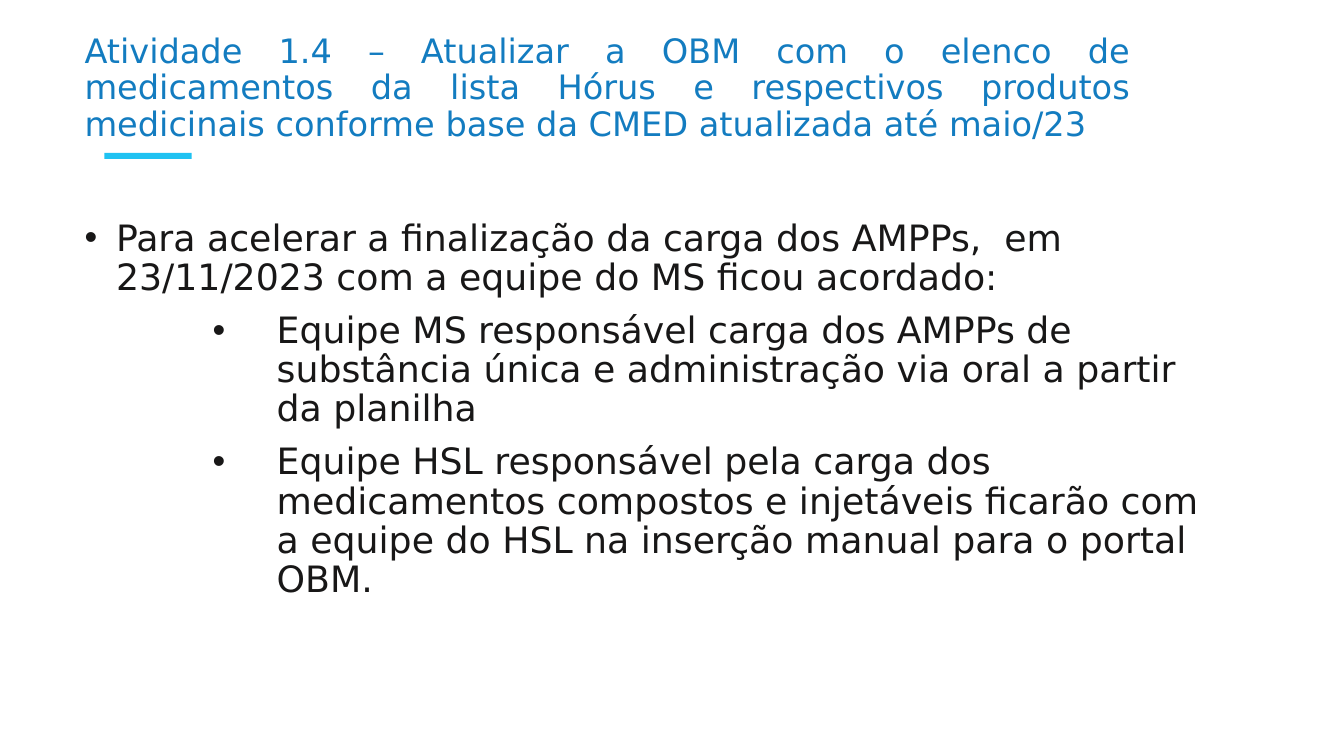
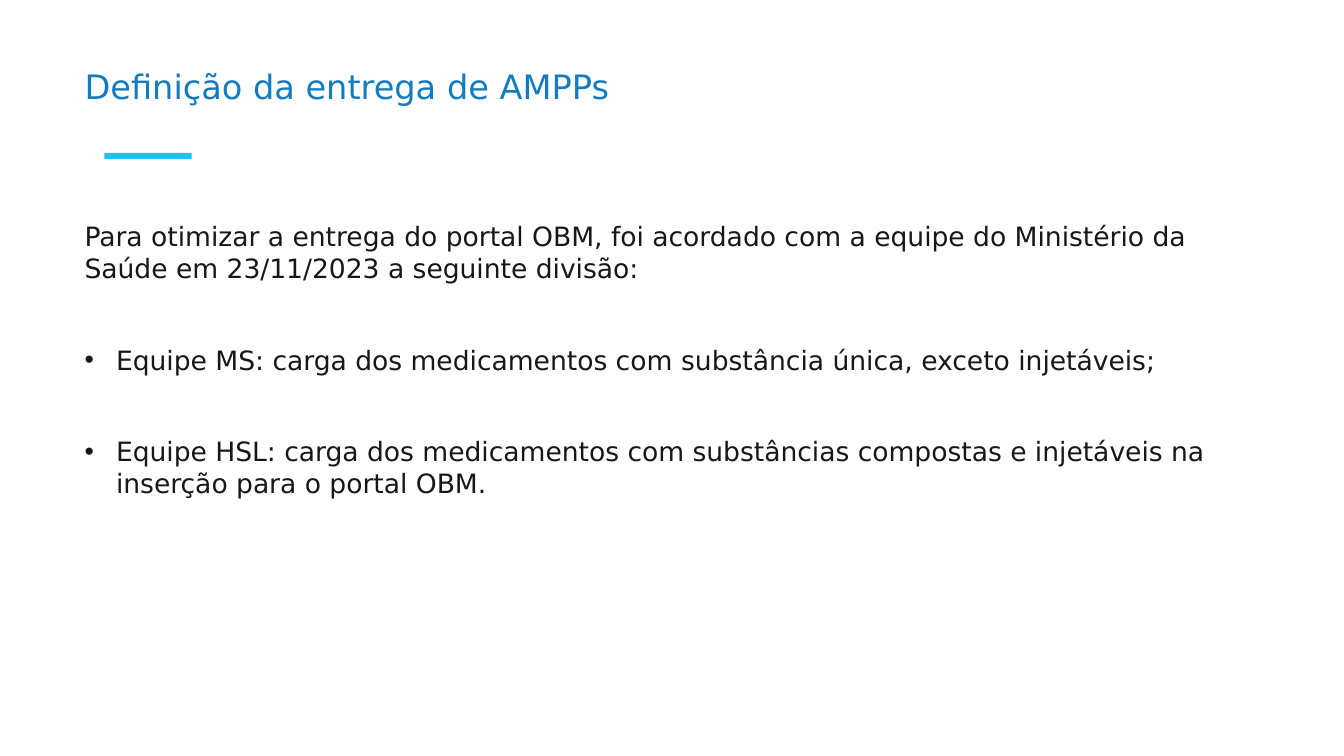
Before and after one commit to moaassis/https-git-codecommit.sa-east-1.amazonaws.com-v1-repos-ips-brasil-documentos, a slide deck: slide 8 of Gestão do Projeto/ApresentacoesProjeto/ips_entregav2_Dez2023.pptx. Drawn at 1344x756 pixels with LibreOffice and Linux fonts; fonts in the diff are those of the drawing; background and template pictures are left out. Boxes give left, top, right and bottom in pixels: in the first picture for what was removed or moved away, otherwise in the second. Text is boxed around its words. In the diff, an @@ line names an element or a change of style, - is before the commit and + after.

```diff
--- a/Gestão do Projeto/ApresentacoesProjeto/ips_entregav2_Dez2023.pptx
+++ b/Gestão do Projeto/ApresentacoesProjeto/ips_entregav2_Dez2023.pptx
@@ text at bbox=[85, 73, 609, 106]: text changed @@
-Atividade 1.4 – Atualizar a OBM com o elenco de medicamentos da lista Hórus e respectivos produtos medicinais conforme base da CMED atualizada até maio/23
+Definição da entrega de AMPPs
@@ text at bbox=[85, 225, 1204, 499]: text changed; size 25.9 to 19 pt @@
-• Para acelerar a finalização da carga dos AMPPs, em 23/11/2023 com a equipe do MS ficou acordado:
-• Equipe MS responsável carga dos AMPPs de substância única e administração via oral a partir da planilha
-• Equipe HSL responsável pela carga dos medicamentos compostos e injetáveis ficarão com a equipe do HSL na inserção manual para o portal OBM.
+Para otimizar a entrega do portal OBM, foi acordado com a equipe do Ministério da Saúde em 23/11/2023 a seguinte divisão:
+• Equipe MS: carga dos medicamentos com substância única, exceto injetáveis;
+• Equipe HSL: carga dos medicamentos com substâncias compostas e injetáveis na inserção para o portal OBM.
```
Also in this commit, not shown: 2 other slides changed, 2 slides added, 2 slides removed.
